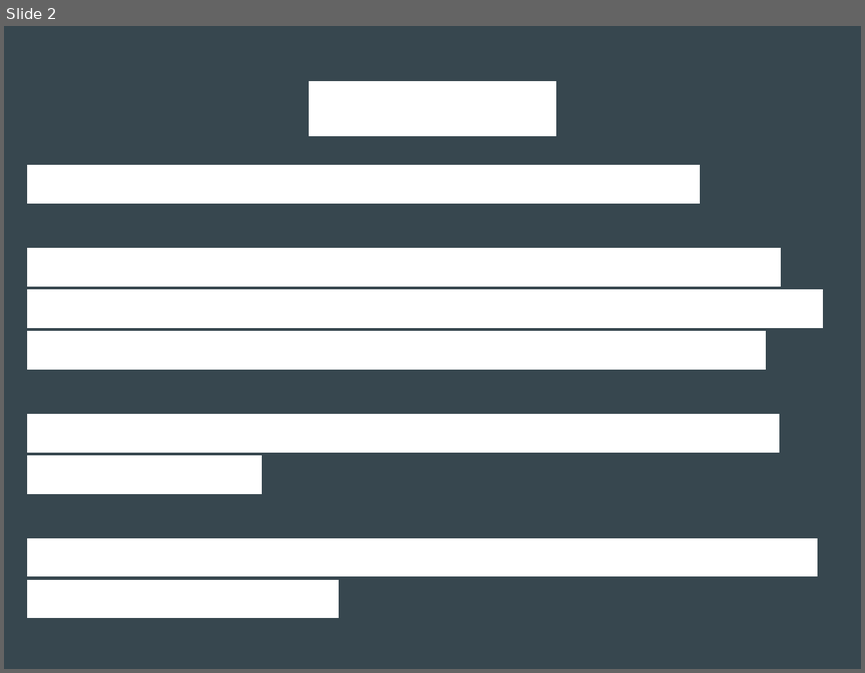
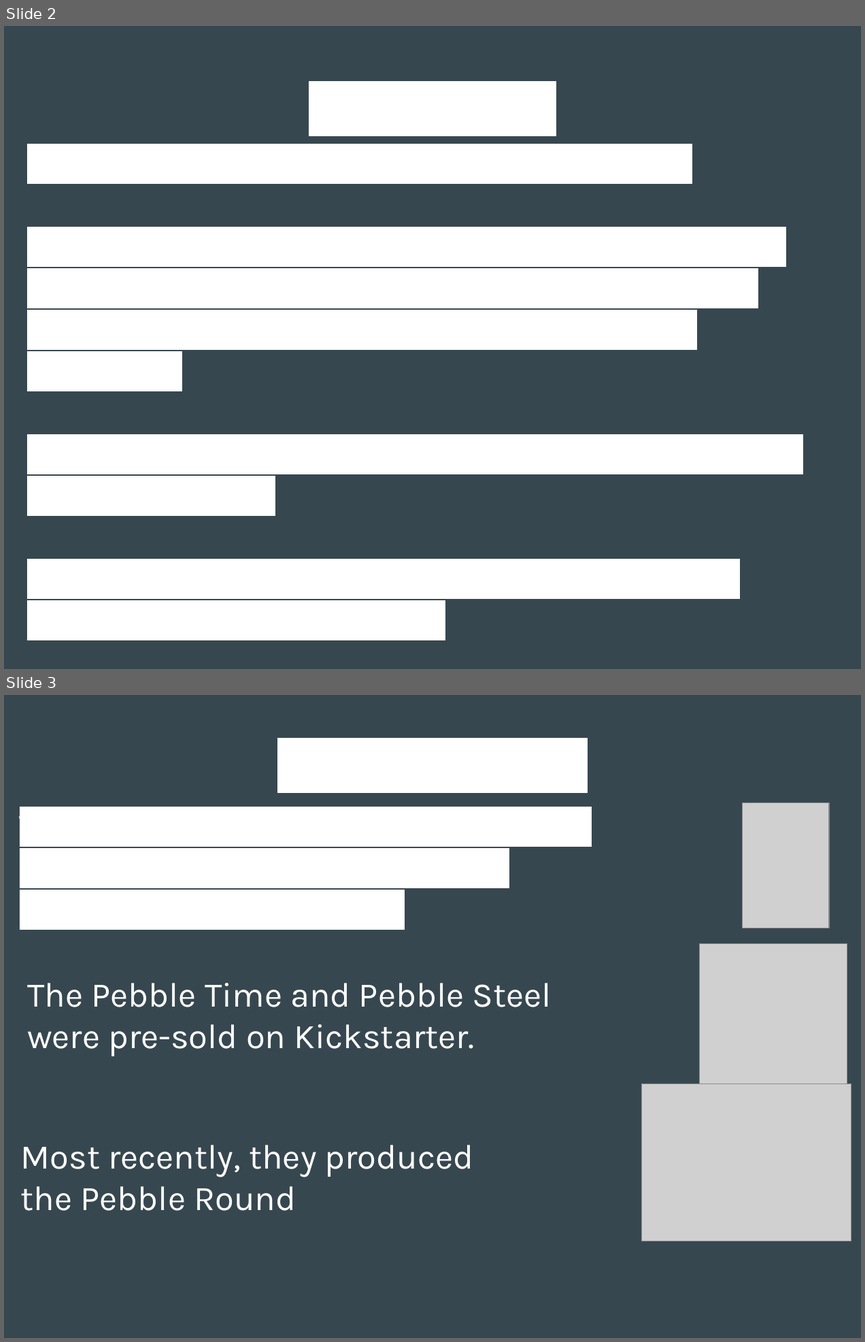
Before and after one commit to kentarchie/PebbleUniforumTalk, a slide deck: PebbleDevTalk.odp. Shown one above the other, each under a label of ours: slide 2 before the commit, slides 2 and 3 after it. The pictures are 865x673 and 865x1342 pixels, drawn with LibreOffice and Linux fonts; fonts in the diff are those of the drawing; grey boxes stand for pictures. Boxes give left, top, right and bottom in pixels: in the first picture for what was removed or moved away, otherwise in the second. Text is boxed around its words. In the diff, an @@ line names an element or a change of style, - is before the commit and + after.

```diff
--- a/PebbleDevTalk.odp
+++ b/PebbleDevTalk.odp
@@ slide 3 added at (4,695,861,1338), background #37474F @@
@@ title added at (277,732,587,794), 44 pt, text #FFFFFF @@
+Pebble History
@@ subtitle added at (20,802,591,930), 32 pt, text #FFFFFF @@
+The first Pebble was the product of a hugely successful Kickstarter,
+raising over $10,000,000
@@ picture added at (742,803,829,928) @@
@@ picture added at (699,944,847,1091) @@
@@ text added at (27,983,551,1056), 32 pt, text #FFFFFF @@
+The Pebble Time and Pebble Steel
+were pre-sold on Kickstarter.
@@ picture added at (642,1084,851,1241) @@
@@ text added at (21,1144,474,1210), 32 pt, text #FFFFFF @@
+Most recently, they produced
+the Pebble Round
@@ slide 2 changed as well @@
@@ subtitle "I am a software developer ...": place and size @@
-subtitle "I am a software developer ..." at (27,165,821,618)
+subtitle "I am a software developer ..." at (27,140,802,641)
@@ subtitle "I am a software developer ..." at (27,140,802,641): font Arial to Karla @@
```
Also in this commit, not shown: 1 other slide changed, 6 other slides added.
